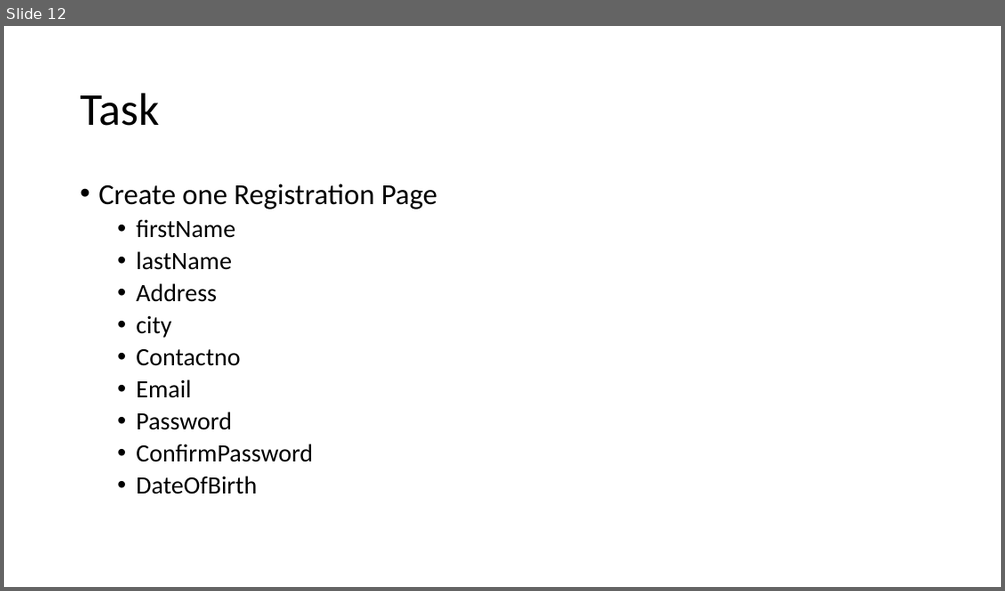
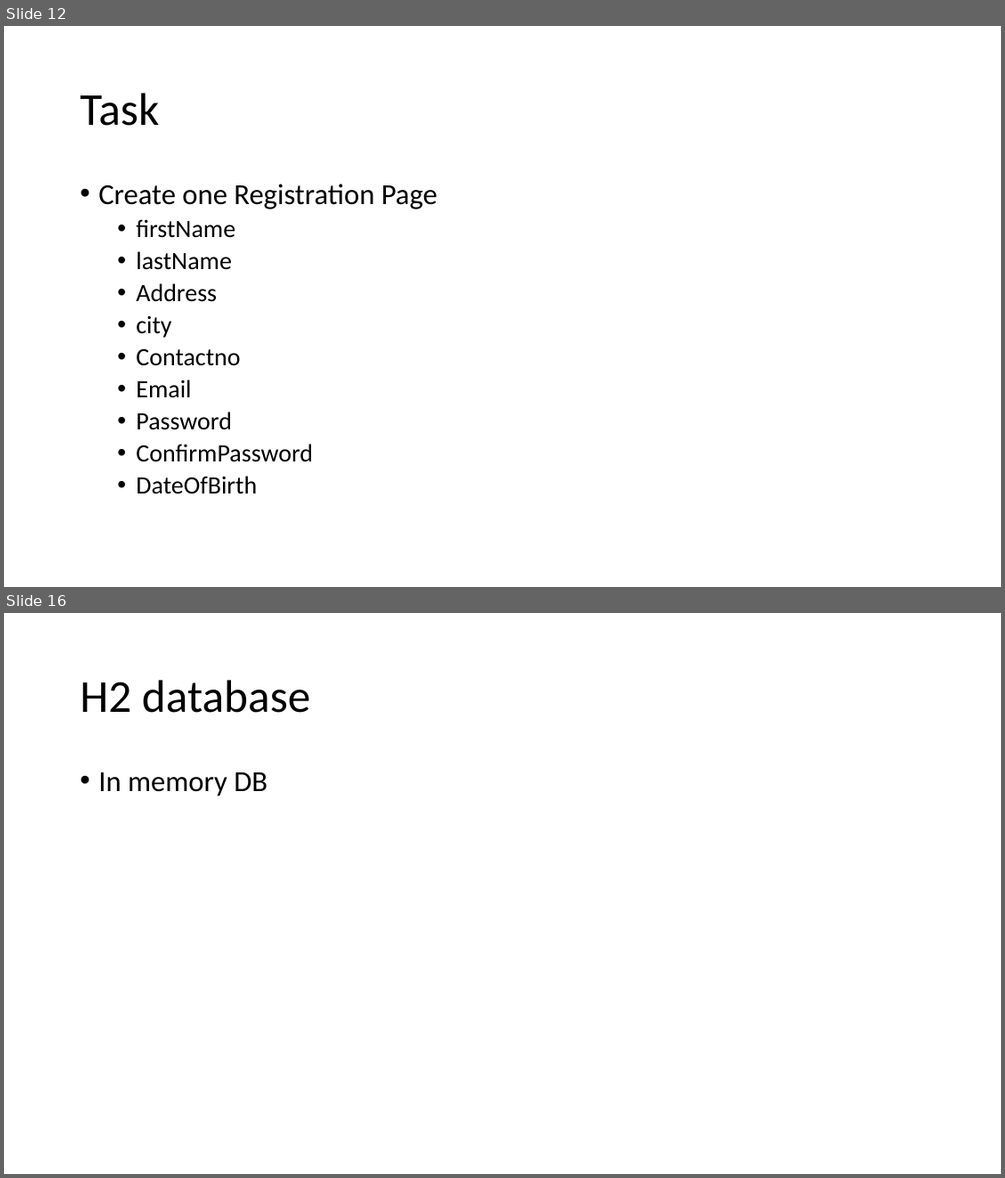
Before and after one commit to priyangm/pod_trg, a slide deck: FinishingSchool-June.pptx. Shown one above the other, each under a label of ours: slide 12 before the commit, slides 12 and 16 after it; the slides between them are not shown. The pictures are 1005x591 and 1005x1178 pixels, drawn with LibreOffice and Linux fonts; fonts in the diff are those of the drawing. Boxes give left, top, right and bottom in pixels: in the first picture for what was removed or moved away, otherwise in the second. Text is boxed around its words. In the diff, an @@ line names an element or a change of style, - is before the commit and + after.

```diff
--- a/FinishingSchool-June.pptx
+++ b/FinishingSchool-June.pptx
@@ slide 16 added at box(4, 613, 1001, 1174), background #FFFFFF @@
@@ title added at box(80, 680, 310, 713), 44 pt, text #000000 @@
+H2 database
@@ text added at box(98, 772, 267, 796), 28 pt, text #000000 @@
+• In memory DB
```
Also in this commit, not shown: 5 other slides added, 1 slide removed, 1 other file.
